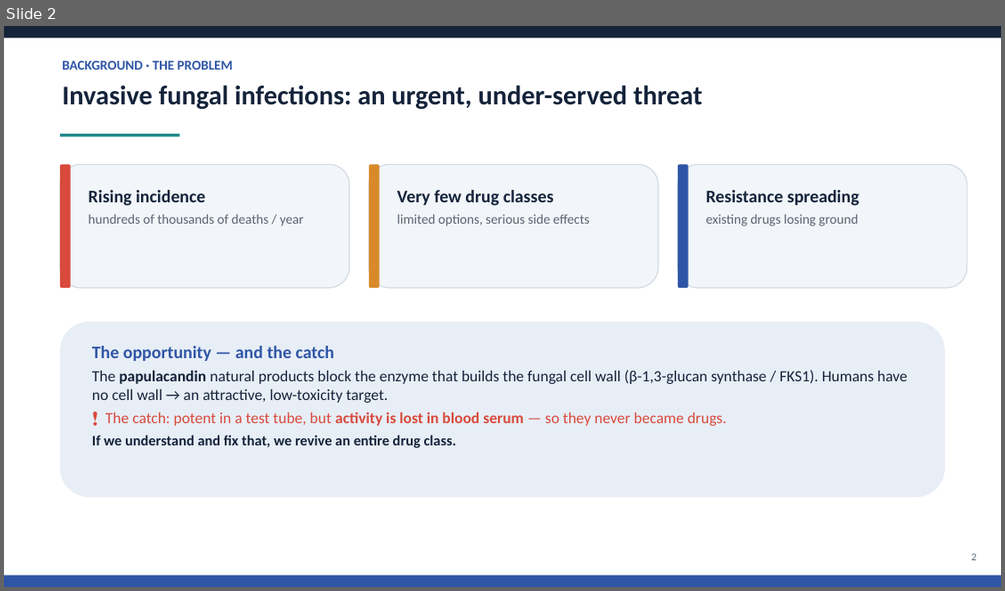
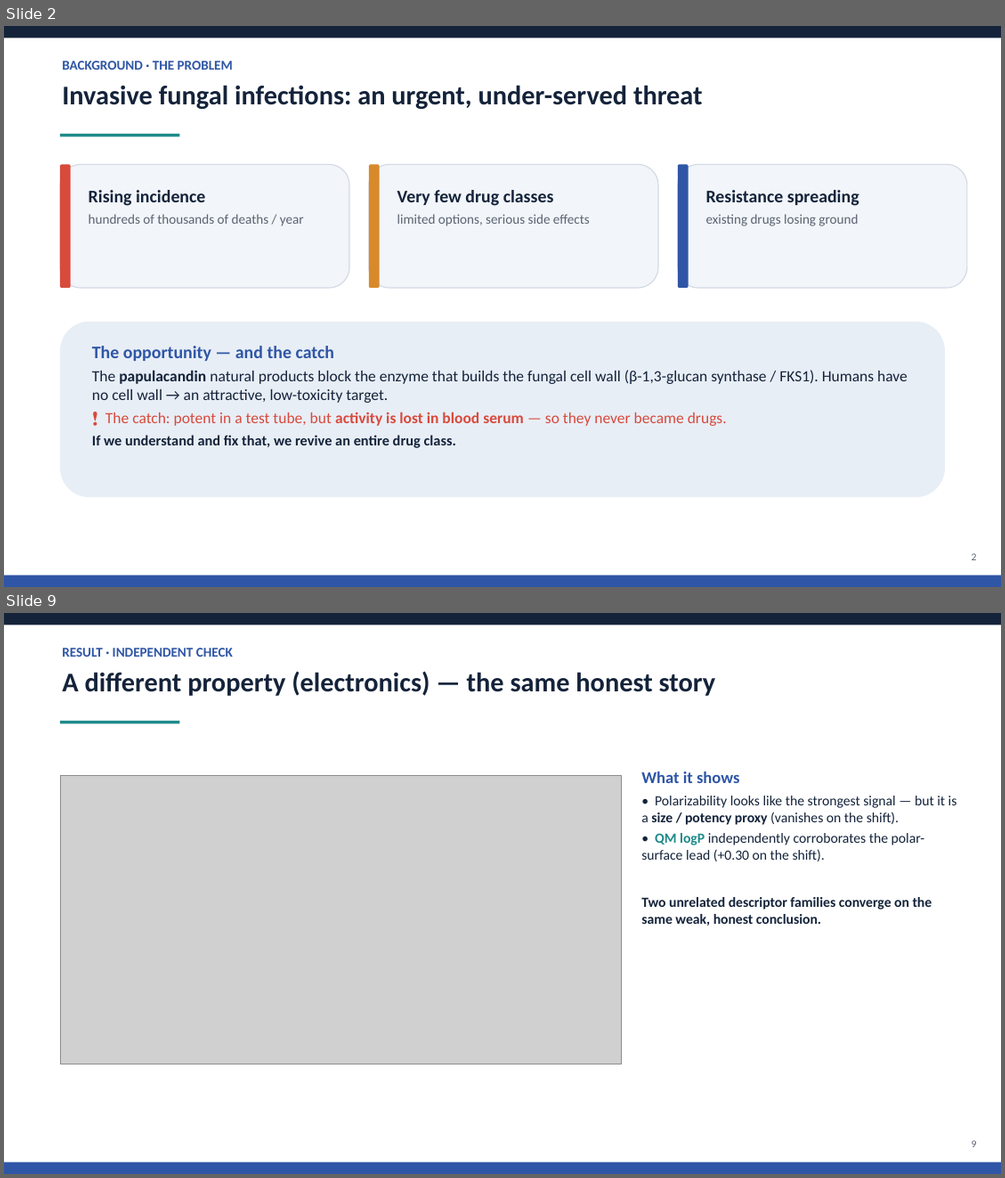
Before and after one commit to MrElss/Papulacandin, a slide deck: analysis/outputs/Papulacandin_promotion_report.pptx. Shown one above the other, each under a label of ours: slide 2 before the commit, slides 2 and 9 after it; the slides between them are not shown. The pictures are 1005x591 and 1005x1178 pixels, drawn with LibreOffice and Linux fonts; fonts in the diff are those of the drawing; grey boxes stand for pictures. Boxes give left, top, right and bottom in pixels: in the first picture for what was removed or moved away, otherwise in the second. Text is boxed around its words. In the diff, an @@ line names an element or a change of style, - is before the commit and + after.

```diff
--- a/analysis/outputs/Papulacandin_promotion_report.pptx
+++ b/analysis/outputs/Papulacandin_promotion_report.pptx
@@ slide 9 added at (x1=4, y1=613, x2=1001, y2=1174), background #FFFFFF @@
@@ rectangle added at (x1=4, y1=613, x2=1001, y2=625), fill #14233A @@
@@ text added at (x1=62, y1=648, x2=233, y2=657), 13 pt, text #2F56A6, bold @@
+RESULT · INDEPENDENT CHECK
@@ text added at (x1=62, y1=671, x2=716, y2=696), 26 pt, text #14233A, bold @@
+A different property (electronics) — the same honest story
@@ rectangle added at (x1=60, y1=721, x2=179, y2=723), fill #1F8A8A @@
@@ text added at (x1=641, y1=771, x2=957, y2=925), 13.5 pt, text #14233A @@
+What it shows
+• Polarizability looks like the strongest signal — but it is a size / potency proxy (vanishes on the shift).
+• QM logP independently corroborates the polar-surface lead (+0.30 on the shift).
+Two unrelated descriptor families converge on the same weak, honest conclusion.
@@ picture added at (x1=60, y1=775, x2=621, y2=1064) @@
@@ text added at (x1=971, y1=1140, x2=977, y2=1147), 10 pt, text #5B6472 @@
+9
@@ rectangle added at (x1=4, y1=1162, x2=1001, y2=1174), fill #2F56A6 @@
```
Also in this commit, not shown: 11 slides changed, 3 other slides added, 6 other files.
